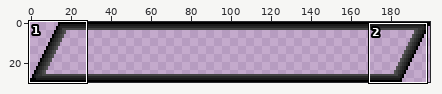
Two states of a pixel-art file, First Projekt/Assets/Spiele Grafiken/Healthbar_frame.aseprite. The picture above shows the old version from afar; the outline marks the close-up.
Close-up. Old version:
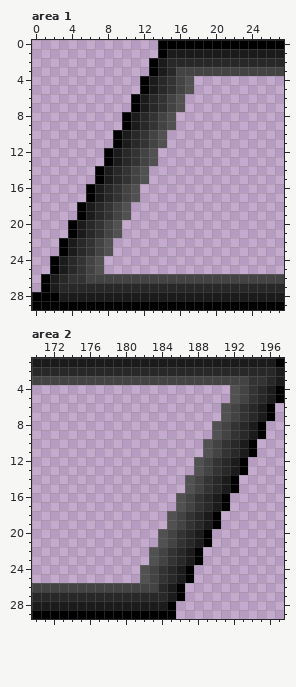
200x30 pixels, 1 frame. Shown: area 1: x 0..27, y 0..29; area 2: x 170..197, y 1..29.
Now the later version:
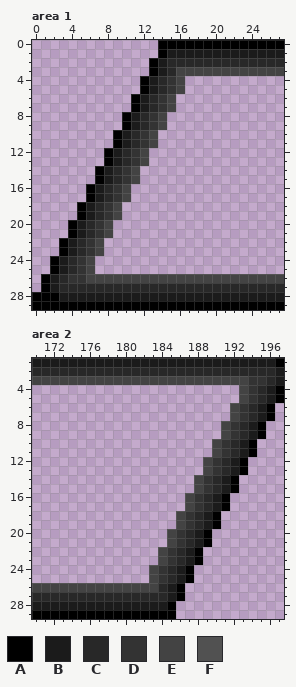
Palette (. is transparent): A #000000  B #1b1b1b  C #282828  D #333333  E #434343  F #515151
Edits made:
--- area 1
@@ x 5..19 @@
  3 ........ABCEEEE
- 4 .......ABCDEF..
- 5 .......ABCDEF..
- 6 ......ABCDEF...
- 7 ......ABCDEF...
- 8 .....ABCDEF....
- 9 .....ABCDEF....
-10 ....ABCDEF.....
-11 ....ABCDEF.....
-12 ...ABCDEF......
-13 ...ABCDEF......
-14 ..ABCDEF.......
-15 ..ABCDEF.......
-16 .ABCDEF........
-17 .ABCDEF........
-18 ABCDEF.........
-19 ABCDEF.........
-20 BCDEF..........
-21 BCDEF..........
-22 CDEF...........
-23 CDEF...........
-24 DEF............
-25 DEF............
+ 4 .......ABCDE...
+ 5 .......ABCDE...
+ 6 ......ABCDE....
+ 7 ......ABCDE....
+ 8 .....ABCDE.....
+ 9 .....ABCDE.....
+10 ....ABCDE......
+11 ....ABCDE......
+12 ...ABCDE.......
+13 ...ABCDE.......
+14 ..ABCDE........
+15 ..ABCDE........
+16 .ABCDE.........
+17 .ABCDE.........
+18 ABCDE..........
+19 ABCDE..........
+20 BCDE...........
+21 BCDE...........
+22 CDE............
+23 CDE............
+24 DE.............
+25 DE.............
 26 DEEEEEEEEEEEEEE
--- area 2
@@ x 180..194 @@
  3 EEEEEEEEEEEEEED
- 4 ............FED
- 5 ............FED
- 6 ...........FEDC
- 7 ...........FEDC
- 8 ..........FEDCB
- 9 ..........FEDCB
-10 .........FEDCBA
-11 .........FEDCBA
-12 ........FEDCBA.
-13 ........FEDCBA.
-14 .......FEDCBA..
-15 .......FEDCBA..
-16 ......FEDCBA...
-17 ......FEDCBA...
-18 .....FEDCBA....
-19 .....FEDCBA....
-20 ....FEDCBA.....
-21 ....FEDCBA.....
-22 ...FEDCBA......
-23 ...FEDCBA......
-24 ..FEDCBA.......
-25 ..FEDCBA.......
+ 4 .............ED
+ 5 .............ED
+ 6 ............EDC
+ 7 ............EDC
+ 8 ...........EDCB
+ 9 ...........EDCB
+10 ..........EDCBA
+11 ..........EDCBA
+12 .........EDCBA.
+13 .........EDCBA.
+14 ........EDCBA..
+15 ........EDCBA..
+16 .......EDCBA...
+17 .......EDCBA...
+18 ......EDCBA....
+19 ......EDCBA....
+20 .....EDCBA.....
+21 .....EDCBA.....
+22 ....EDCBA......
+23 ....EDCBA......
+24 ...EDCBA.......
+25 ...EDCBA.......
 26 EEEECBA........
Boxes around the changes in both close-ups, in picture pixels (x1, y1, x2, y2):
erased: (95, 76, 194, 274)
erased: (140, 385, 239, 583)
